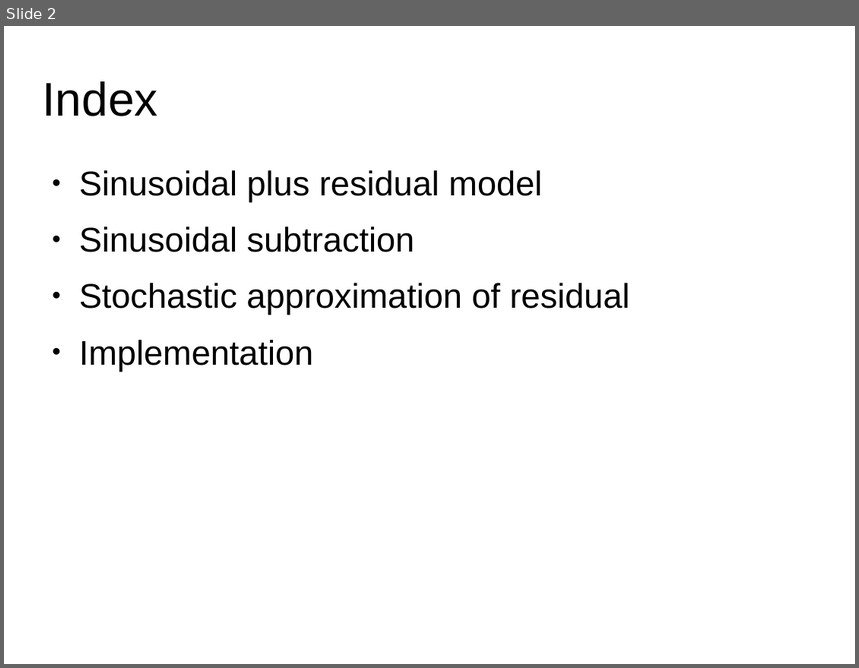
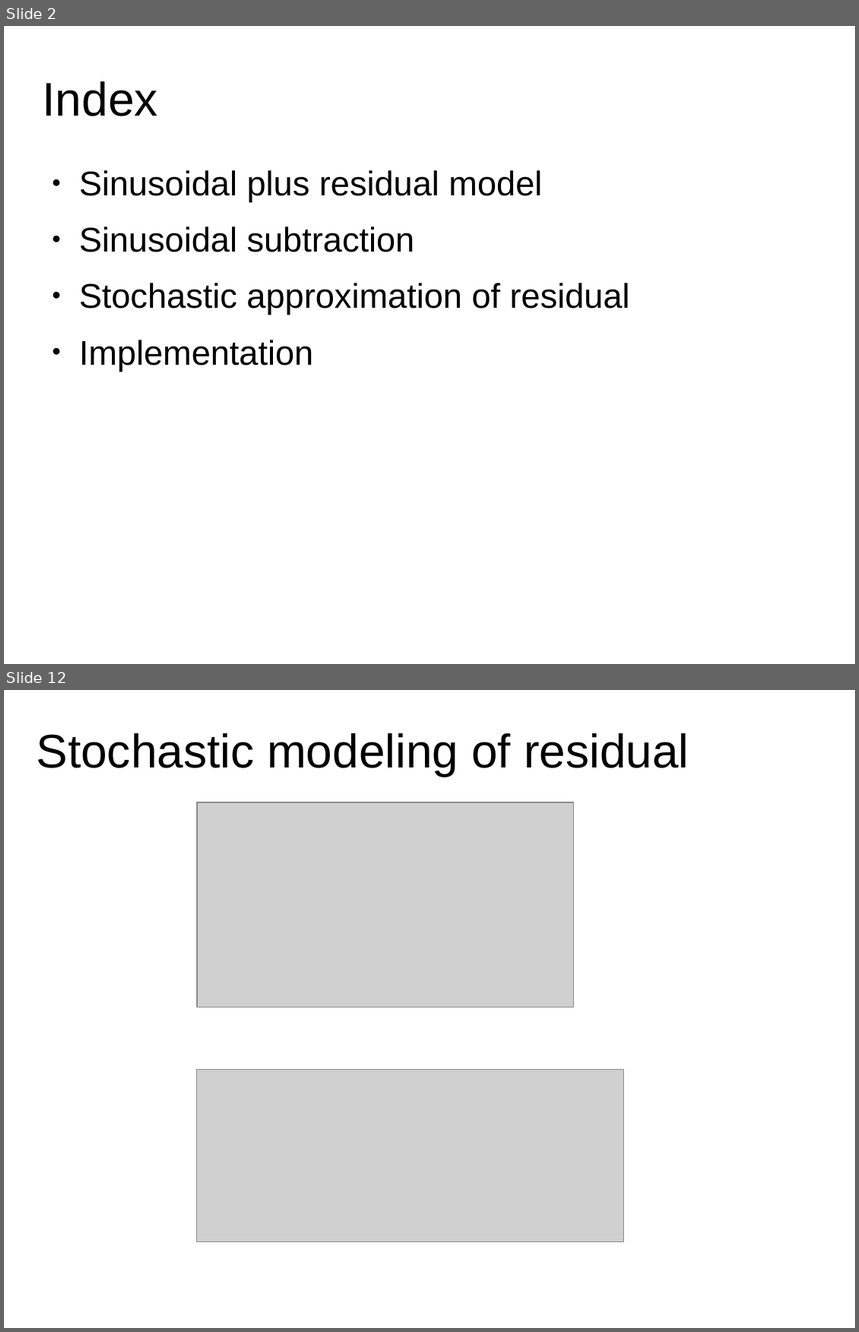
Before and after one commit to MTG/sms-tools, a slide deck: teaching-material/lectures/lect7-Sinusoidal-plus-Residual-model/7-Sinusoidal-plus-Residual-model.odp. Shown one above the other, each under a label of ours: slide 2 before the commit, slides 2 and 12 after it; the slides between them are not shown. The pictures are 859x668 and 859x1332 pixels, drawn with LibreOffice and Linux fonts; fonts in the diff are those of the drawing; grey boxes stand for pictures. Boxes give left, top, right and bottom in pixels: in the first picture for what was removed or moved away, otherwise in the second. Text is boxed around its words. In the diff, an @@ line names an element or a change of style, - is before the commit and + after.

```diff
--- a/teaching-material/lectures/lect7-Sinusoidal-plus-Residual-model/7-Sinusoidal-plus-Residual-model.odp
+++ b/teaching-material/lectures/lect7-Sinusoidal-plus-Residual-model/7-Sinusoidal-plus-Residual-model.odp
@@ slide 12 added at box(4, 690, 855, 1328), background #FFFFFF @@
@@ title added at box(37, 733, 689, 777), 44 pt, text #000000 @@
+Stochastic modeling of residual
@@ picture added at box(197, 802, 574, 1008) @@
@@ picture added at box(197, 1069, 624, 1243) @@
```
Also in this commit, not shown: 6 slides changed, 8 other slides added, 8 slides removed, 19 other files.
